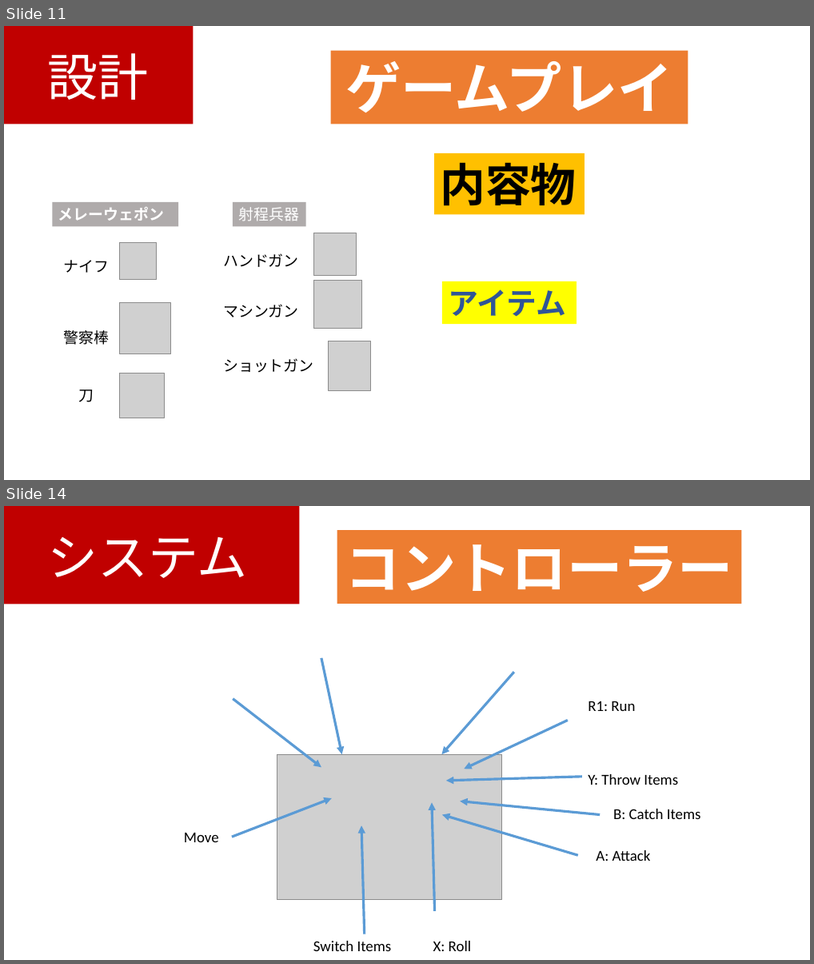
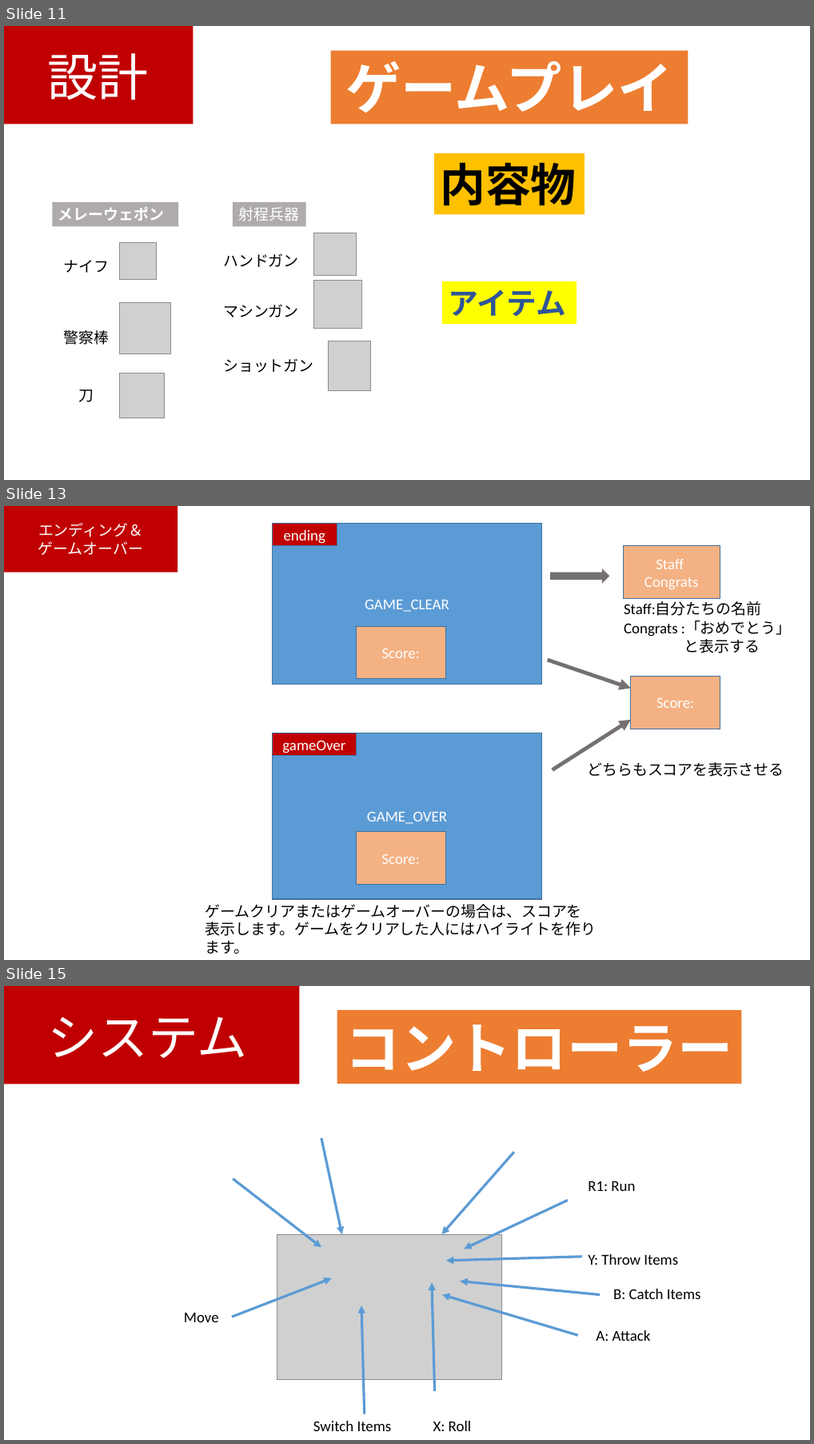
Before and after one commit to kawanami1022/2.5DActionGameProject, a slide deck: すみませんASOゲームショウまでに間に合いませんでした.pptx. Shown one above the other, each under a label of ours: slides 11 and 14 before the commit, slides 11, 13 and 15 after it; the slides between them are not shown. The pictures are 814x964 and 814x1444 pixels, drawn with LibreOffice and Linux fonts; fonts in the diff are those of the drawing; grey boxes stand for pictures. Boxes give left, top, right and bottom in pixels: in the first picture for what was removed or moved away, otherwise in the second. Text is boxed around its words. In the diff, an @@ line names an element or a change of style, - is before the commit and + after.

```diff
--- a/すみませんASOゲームショウまでに間に合いませんでした.pptx
+++ b/すみませんASOゲームショウまでに間に合いませんでした.pptx
@@ slide 13 added at [4,506,810,960], background #FFFFFF @@
@@ rectangle added at [4,506,178,572], fill #C00000, 18 pt, text #FFFFFF @@
+エンディング＆
+ゲームオーバー
@@ rectangle added at [273,523,542,684], fill #5B9BD5, outline #43739E 1 pt, 18 pt, text #FFFFFF @@
+GAME_CLEAR
@@ rectangle added at [273,523,338,546], fill #C00000, outline #43739E 1 pt, 18 pt, text #FFFFFF @@
+ending
@@ rectangle added at [623,546,721,599], fill #F4B183, outline #43739E 1 pt, 18 pt, text #FFFFFF @@
+Staff
+Congrats
@@ right arrow added at [551,568,610,584], fill #767171 @@
@@ text added at [624,602,762,616], 18 pt, text #000000 @@
+Staff:自分たちの名前
@@ text added at [624,620,791,653], 18 pt, text #000000 @@
+Congrats :「おめでとう」
+と表示する
@@ rectangle added at [357,626,446,679], fill #F4B183, outline #43739E 1 pt, 18 pt, text #FFFFFF @@
+Score:
@@ arrow added from (548, 660) to (631, 688), #767171 4.5 pt @@
@@ rectangle added at [631,676,721,728], fill #F4B183, outline #43739E 1 pt, 18 pt, text #FFFFFF @@
+Score:
@@ arrow added from (553, 770) to (631, 720), #767171 4.5 pt @@
@@ rectangle added at [273,733,542,900], fill #5B9BD5, outline #43739E 1 pt, 18 pt, text #FFFFFF @@
+GAME_OVER
@@ rectangle added at [273,733,357,756], fill #C00000, outline #43739E 1 pt, 18 pt, text #FFFFFF @@
+gameOver
@@ text added at [587,762,784,776], 18 pt, text #000000 @@
+どちらもスコアを表示させる
@@ rectangle added at [357,832,446,884], fill #F4B183, outline #43739E 1 pt, 18 pt, text #FFFFFF @@
+Score:
@@ text added at [206,904,597,953], 18 pt, text #000000 @@
+ゲームクリアまたはゲームオーバーの場合は、スコアを表示します。ゲームをクリアした人にはハイライトを作ります。
@@ what was slide 14 is now slide 15 @@
```
Also in this commit, not shown: 4 slides changed, 6 other slides added, 1 slide removed.
